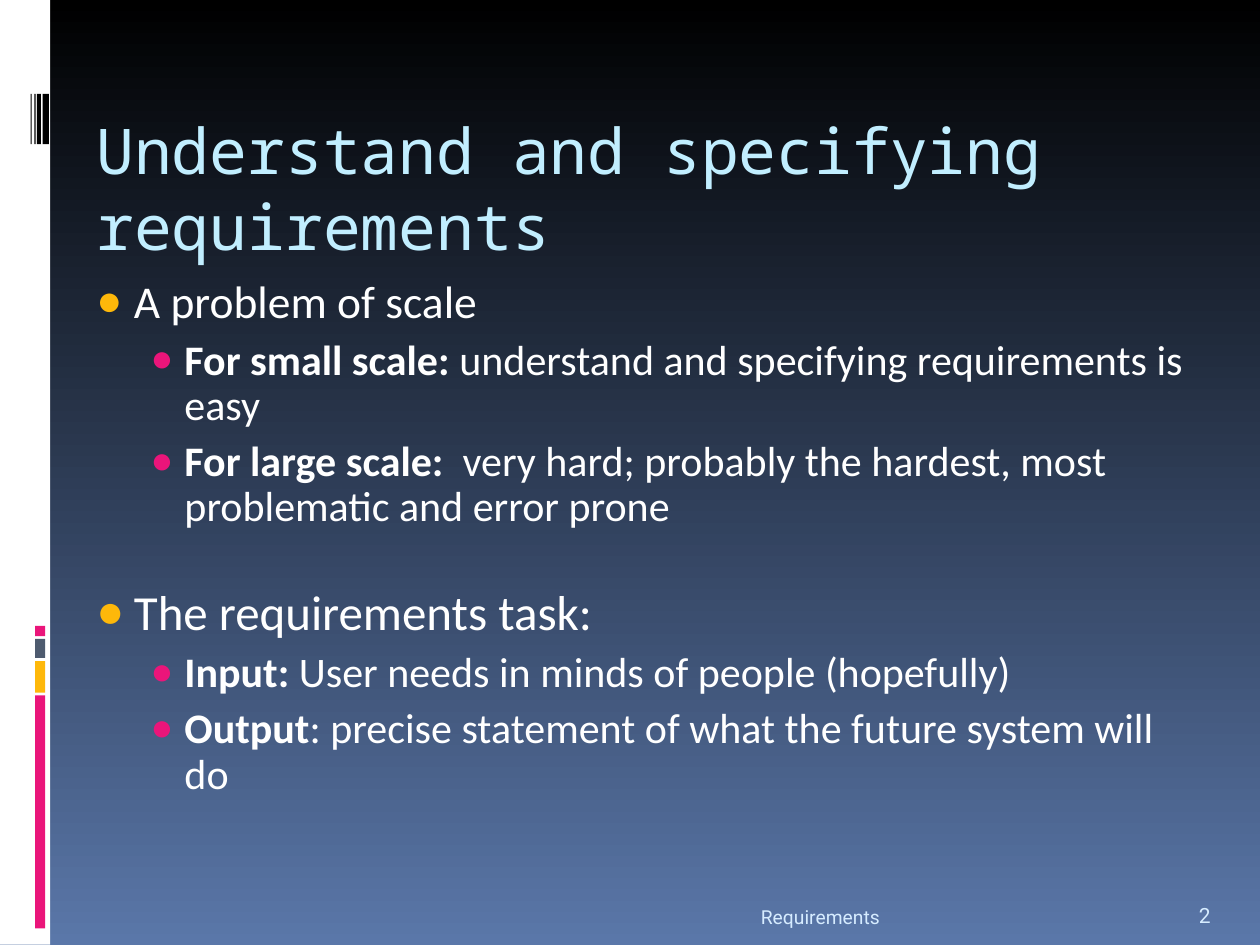
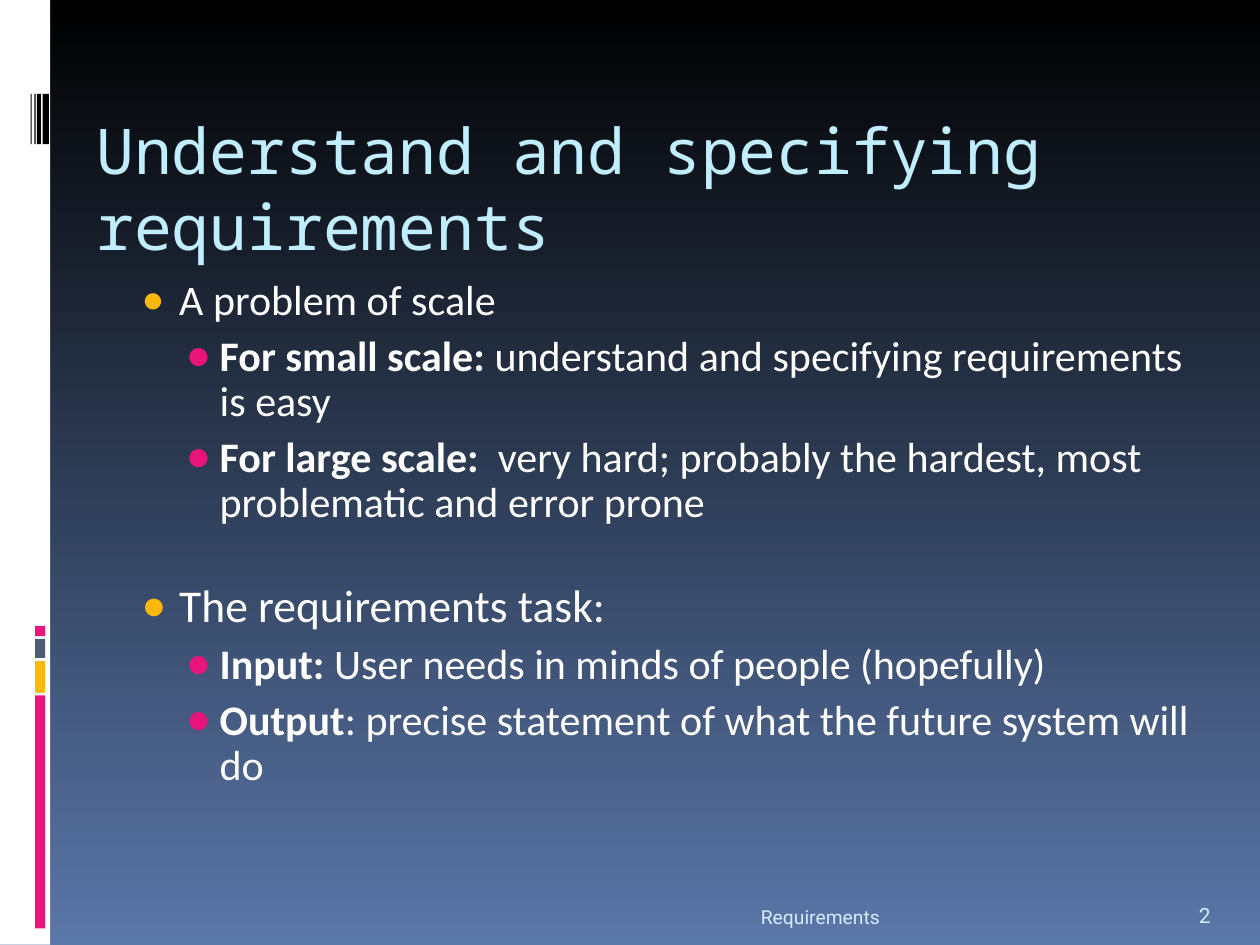
Before and after one commit to ChrisJamison/seminar_cnpm, a slide deck: slide 2 of Slide/2_Đặc tả phần mềm/SW Specifications 5.ppt. Drawn at 1260x945 pixels with LibreOffice and Linux fonts; fonts in the diff are those of the drawing. Boxes give left, top, right and bottom in pixels: in the first picture for what was removed or moved away, otherwise in the second. Text is boxed around its words. In the diff, an @@ line names an element or a change of style, - is before the commit and + after.

```diff
--- a/Slide/2_Đặc tả phần mềm/SW Specifications 5.ppt
+++ b/Slide/2_Đặc tả phần mềm/SW Specifications 5.ppt
@@ text "A problem of scale" at bbox=[179, 286, 1189, 781]: size 26 to 24 pt in "A problem of scale"; size 28 to 26 pt in "The requirements task:"; list level 1 to 2 in "A problem of scale"; list level 2 to 3 in "For small scale: understand and ..."; list level 2 to 3 in "For large scale: very hard; ..."; list level 1 to 2 in "The requirements task:"; list level 2 to 3 in "Input: User needs in minds ..."; list level 2 to 3 in "Output: precise statement of what ..." @@
```
Also in this commit, not shown: 7 other files.
